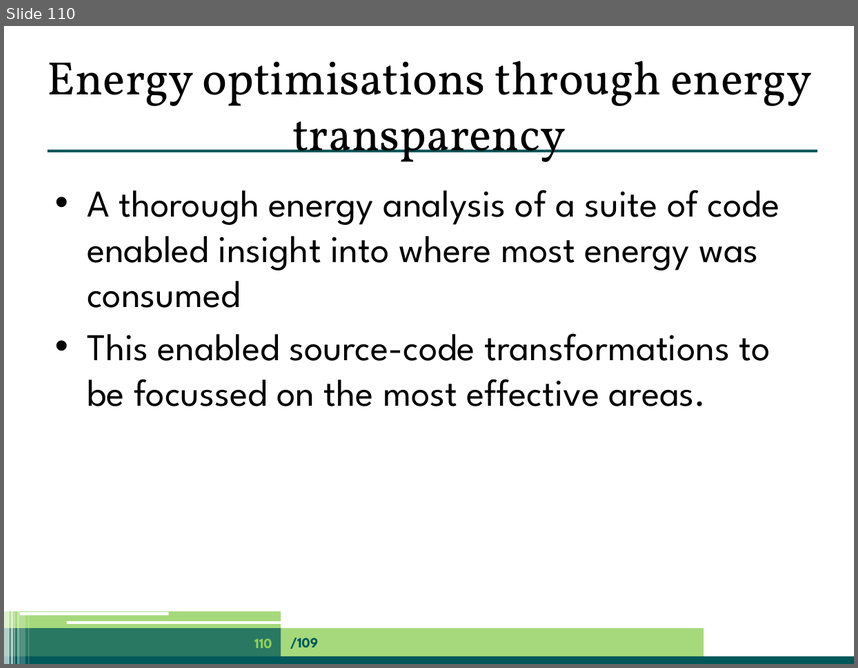
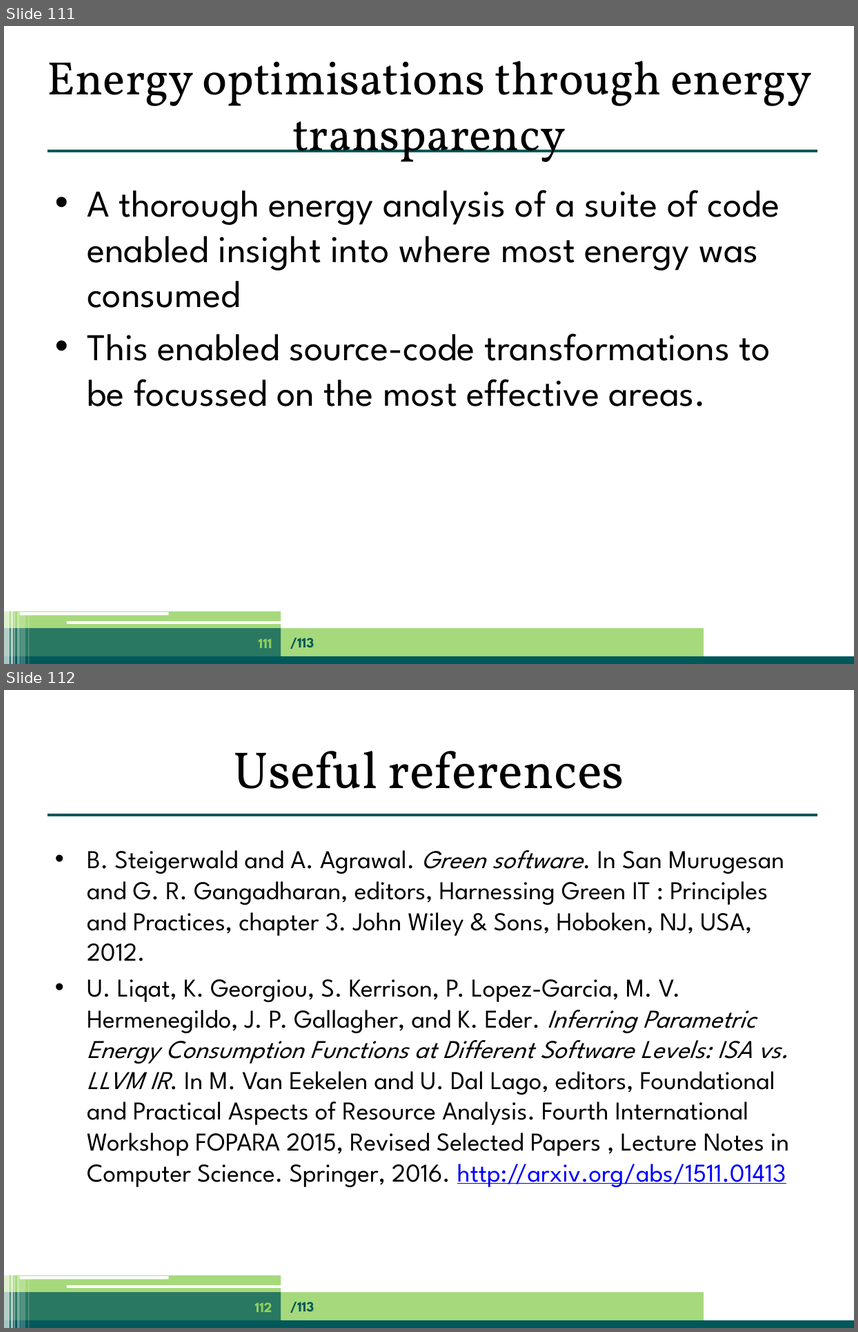
Before and after one commit to jpgallagher/ict-e-summerschool-aalborg, a slide deck: summerschool-aalborg-jpg.pptx. Shown one above the other, each under a label of ours: slide 110 before the commit, slides 111 and 112 after it. The pictures are 858x668 and 858x1332 pixels, drawn with LibreOffice and Linux fonts; fonts in the diff are those of the drawing. Boxes give left, top, right and bottom in pixels: in the first picture for what was removed or moved away, otherwise in the second. Text is boxed around its words. In the diff, an @@ line names an element or a change of style, - is before the commit and + after.

```diff
--- a/summerschool-aalborg-jpg.pptx
+++ b/summerschool-aalborg-jpg.pptx
@@ slide 112 added at (4, 690, 854, 1328), background #FFFFFF; not listed: 13 template elements that a slide beside it also shows @@
@@ title added at (233, 751, 624, 789), 44 pt, text #000000 @@
+Useful references
@@ text added at (87, 850, 789, 1187), 21.7 pt, text #000000 @@
+• B. Steigerwald and A. Agrawal. Green software. In San Murugesan and G. R. Gangadharan, editors, Harnessing Green IT : Principles and Practices, chapter 3. John Wiley & Sons, Hoboken, NJ, USA, 2012.
+• U. Liqat, K. Georgiou, S. Kerrison, P. Lopez-Garcia, M. V. Hermenegildo, J. P. Gallagher, and K. Eder. Inferring Parametric Energy Consumption Functions at Different Software Levels: ISA vs. LLVM IR. In M. Van Eekelen and U. Dal Lago, editors, Foundational and Practical Aspects of Resource Analysis. Fourth International Workshop FOPARA 2015, Revised Selected Papers , Lecture Notes in Computer Science. Springer, 2016. http://arxiv.org/abs/1511.01413
@@ page number added at (255, 1302, 272, 1312), 12 pt, text #90D05C, bold @@
+112
@@ text added at (290, 1301, 314, 1312), 12 pt, text #00585A, bold @@
+/113
@@ what was slide 110 is now slide 111 @@
@@ slide 111 changed as well @@
@@ page number at (259, 638, 272, 648): text changed @@
-110
+111
@@ text at (290, 637, 314, 648): text changed @@
-/109
+/113
```
Also in this commit, not shown: 108 other slides changed, 1 other slide added.
